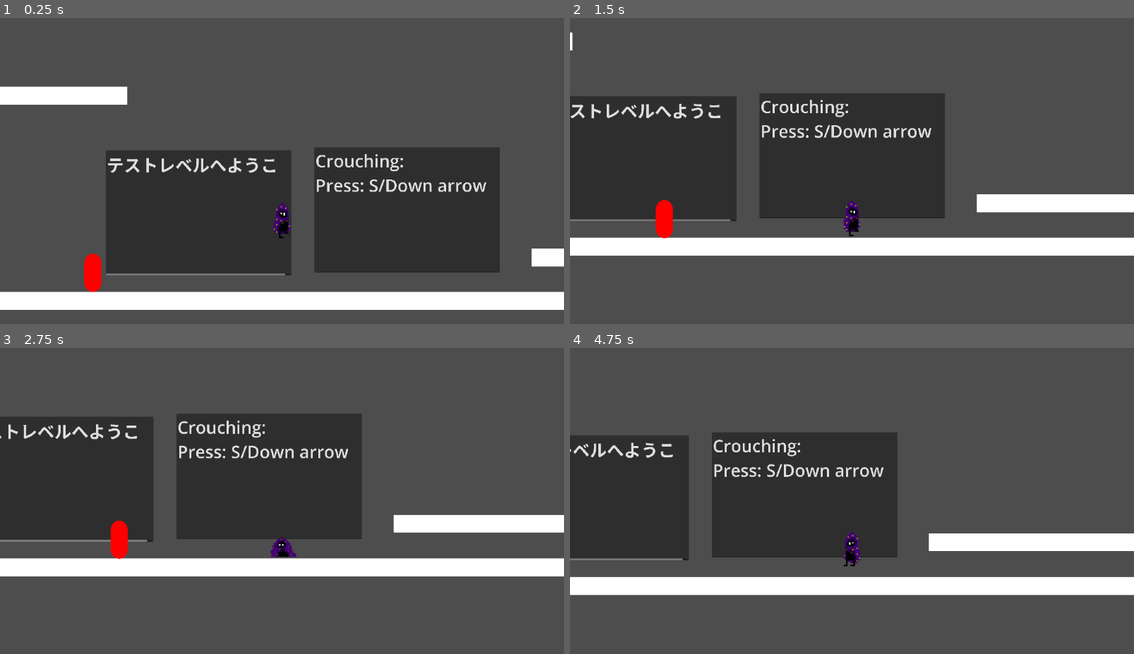
Above: before the commit, frames 1-4 (two rows, left to right).
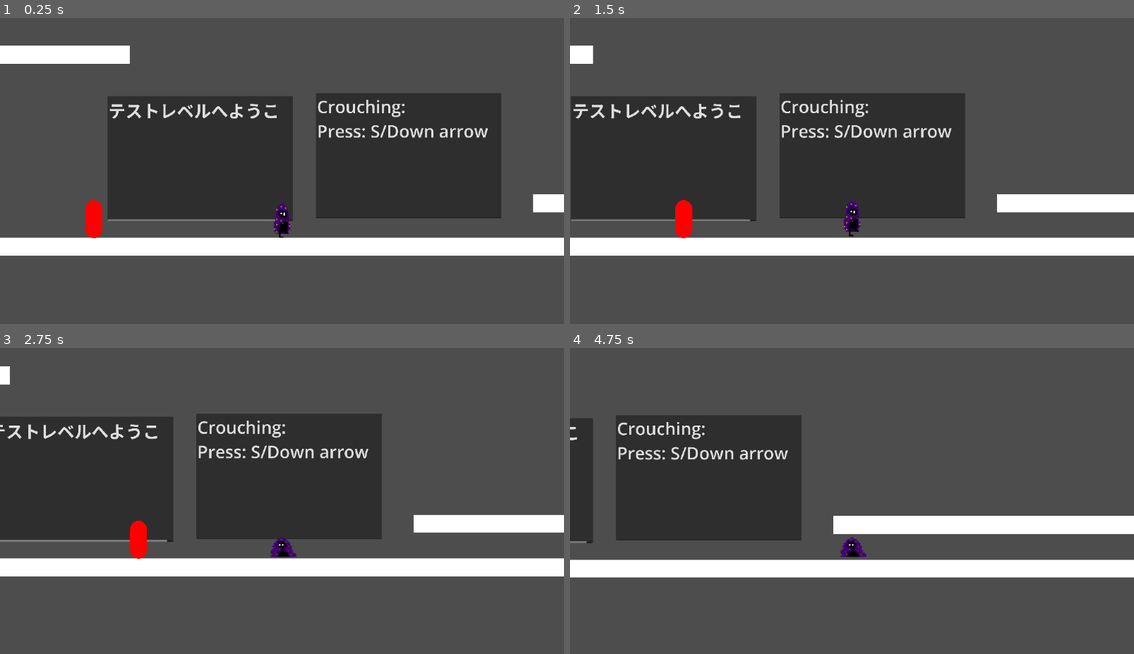
Above: after the commit, the same moments.

Repository: SoopyTM/game-for-people
Game: Godot game, scene res://Temp Assets + Scenes/Testing level.tscn
Two runs of this game, one before a commit and one after it. Both use one fixed random seed, a clock stepped at 60 frames per second and the inputs below.
Inputs:
- Up to frame 1 (0.25 s): no input
- Up to frame 2 (1.5 s): hold S (Crouch) 0.53-1.28 s; hold D (Walk_Right) from 0.53 s (still down); tap Space (Jump) at 0.77 s; tap S (Crouch) at 1.35 s
- Up to frame 3 (2.75 s): tap Space (Jump) at 1.52 s; release D (Walk_Right) at 2.03 s; hold A (Walk_Left) from 2.03 s (still down); hold S (Crouch) from 2.03 s (still down)
- Up to frame 4 (4.75 s): release A (Walk_Left) at 2.78 s; release S (Crouch) at 2.78 s; hold D (Walk_Right) 2.78-4.28 s; tap S (Crouch) at 2.85, 4.35 s; tap Space (Jump) at 3.02, 3.77, 4.52 s; hold S (Crouch) 3.53-4.28 s; hold A (Walk_Left) from 4.28 s (still down)

The runs differ from the first frame. In frame 1, 36% of the frame differs, in the area x 0-100%, y 8-96%; in frame 2, 7.1%; in frame 3, 6.8%; in frame 4, 31%.

Commit message:
chnaged things

Diff:
--- a/Main Scenes/Player.tscn
+++ b/Main Scenes/Player.tscn
@@ -70,7 +70,7 @@
 position_smoothing_speed = 2.0
 
 [node name="RayCast2D" type="RayCast2D" parent="."]
-target_position = Vector2(0, -98)
+target_position = Vector2(0, -85)
 
 [node name="AnimatedSprite2D" type="AnimatedSprite2D" parent="."]
 position = Vector2(0, 10)
--- a/Temp Assets + Scenes/Testing level.tscn
+++ b/Temp Assets + Scenes/Testing level.tscn
@@ -58,7 +58,7 @@
 text = "テストレベルへようこそ"
 
 [node name="Player" parent="." instance=ExtResource("2_5qkfc")]
-position = Vector2(0, 316)
+position = Vector2(-7, 600)
 
 [node name="tempFloor" parent="." instance=ExtResource("1_s6nx7")]
 position = Vector2(45, 725)
@@ -88,13 +88,13 @@
 position = Vector2(-3482, 469)
 
 [node name="tempFloor10" parent="." instance=ExtResource("3_t2h0f")]
-position = Vector2(-3965, 257)
+position = Vector2(-3935, 300)
 
 [node name="tempFloor11" parent="." instance=ExtResource("3_t2h0f")]
-position = Vector2(-4305, 38)
+position = Vector2(-4222, 121)
 
 [node name="tempFloor12" parent="." instance=ExtResource("3_t2h0f")]
-position = Vector2(-1746, -189)
+position = Vector2(-1744, -129)
 
 [node name="Enemy" parent="." instance=ExtResource("4_1n73j")]
-position = Vector2(-952, 566)
+position = Vector2(-955, 598)
